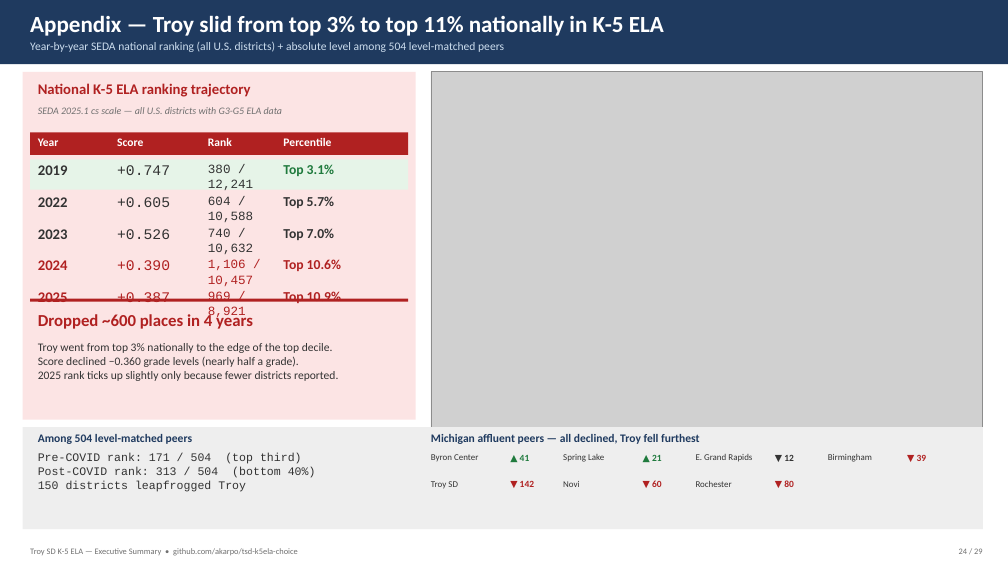
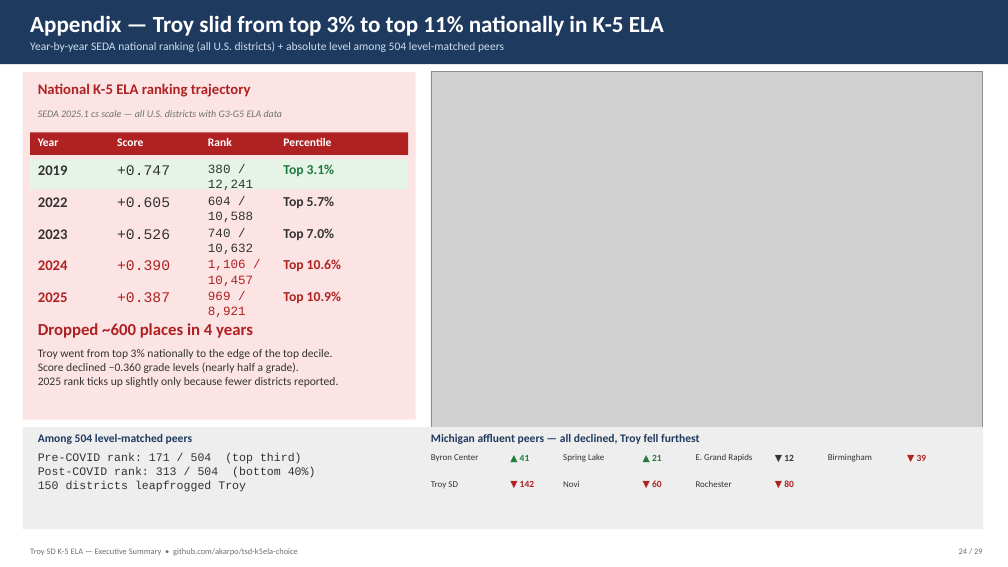
Before and after one commit to akarpo/tsd-k5ela-choice, a slide deck: slide 24 of analysis/Troy_K5_ELA_Executive_Summary.pptx. Drawn at 1008x567 pixels with LibreOffice and Linux fonts; fonts in the diff are those of the drawing; grey boxes stand for pictures. Boxes give left, top, right and bottom in pixels: in the first picture for what was removed or moved away, otherwise in the second. Text is boxed around its words. In the diff, an @@ line names an element or a change of style, - is before the commit and + after.

```diff
--- a/analysis/Troy_K5_ELA_Executive_Summary.pptx
+++ b/analysis/Troy_K5_ELA_Executive_Summary.pptx
@@ rectangle removed at [30,299,408,302] @@
@@ text "Dropped ~600 places in 4 ...": place and size @@
-text "Dropped ~600 places in 4 ..." at [38,313,253,329]
+text "Dropped ~600 places in 4 ..." at [38,323,253,338]
@@ text "Troy went from top 3% ...": place and size @@
-text "Troy went from top 3% ..." at [38,343,338,381]
+text "Troy went from top 3% ..." at [38,349,338,387]
```
Also in this commit, not shown: 3 other files.
